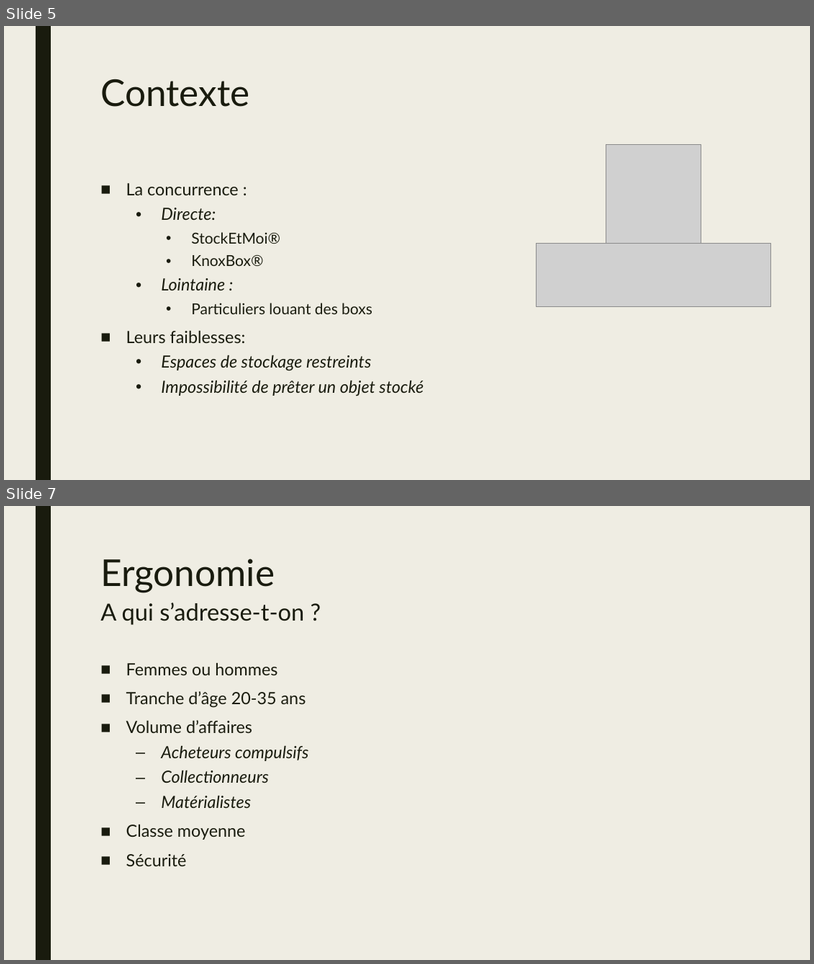
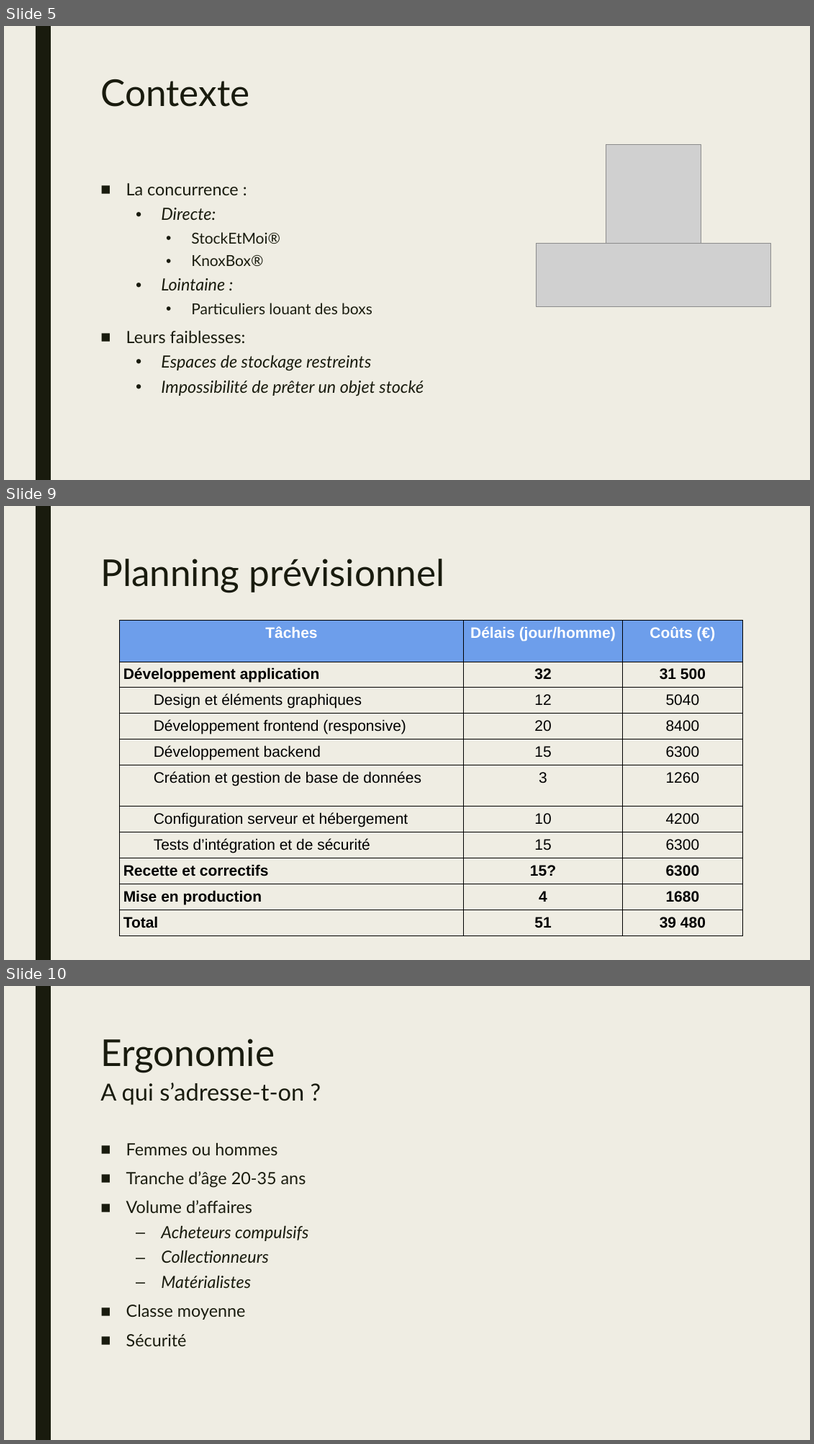
Before and after one commit to csorano/FlexiBox, a slide deck: Diaporama/Diaporama.pptx. Shown one above the other, each under a label of ours: slides 5 and 7 before the commit, slides 5, 9 and 10 after it; the slides between them are not shown. The pictures are 814x964 and 814x1444 pixels, drawn with LibreOffice and Linux fonts; fonts in the diff are those of the drawing; grey boxes stand for pictures. Boxes give left, top, right and bottom in pixels: in the first picture for what was removed or moved away, otherwise in the second. Text is boxed around its words. In the diff, an @@ line names an element or a change of style, - is before the commit and + after.

```diff
--- a/Diaporama/Diaporama.pptx
+++ b/Diaporama/Diaporama.pptx
@@ slide 9 added at box(4, 506, 810, 960), background #EFEDE3; not listed: 1 template element that a slide beside it also shows @@
@@ title added at box(100, 559, 445, 592), 44 pt, text #191B0E @@
+Planning prévisionnel
@@ table added at box(119, 620, 744, 938), 11 rows, 3 columns @@
+Tâches | Délais (jour/homme) | Coûts (€)
+Développement application | 32 | 31 500
+Design et éléments graphiques | 12 | 5040
+Développement frontend (responsive) | 20 | 8400
+Développement backend | 15 | 6300
+Création et gestion de base de données | 3 | 1260
+Configuration serveur et hébergement | 10 | 4200
+Tests d’intégration et de sécurité | 15 | 6300
+Recette et correctifs | 15? | 6300
+Mise en production | 4 | 1680
+Total | 51 | 39 480
@@ what was slide 7 is now slide 10 @@
```
Also in this commit, not shown: 3 other slides added, 1 slide removed.
